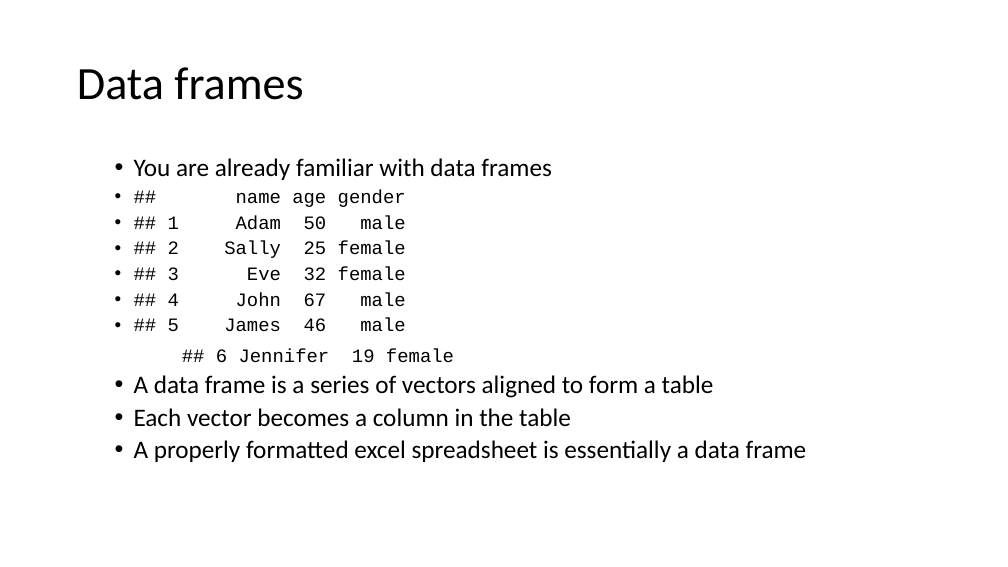
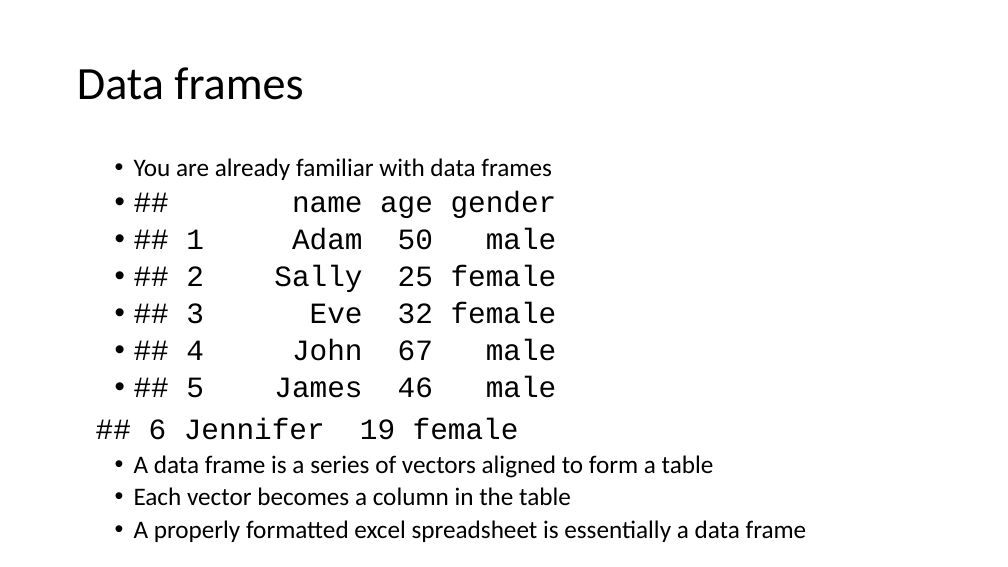
Before and after one commit to ClinicianCoders/ClinicianCoders, a slide deck: slide 32 of Workshops/Workshop1.pptx. Drawn at 1008x567 pixels with LibreOffice and Linux fonts; fonts in the diff are those of the drawing. Boxes give left, top, right and bottom in pixels: in the first picture for what was removed or moved away, otherwise in the second. Text is boxed around its words. In the diff, an @@ line names an element or a change of style, - is before the commit and + after.

```diff
--- a/Workshops/Workshop1.pptx
+++ b/Workshops/Workshop1.pptx
@@ text at (149, 191, 557, 440): size 18 to 28 pt in "## name age gender ## 1 Adam ..."; indent changed @@
```
Also in this commit, not shown: 27 other slides changed, 1 other file.
